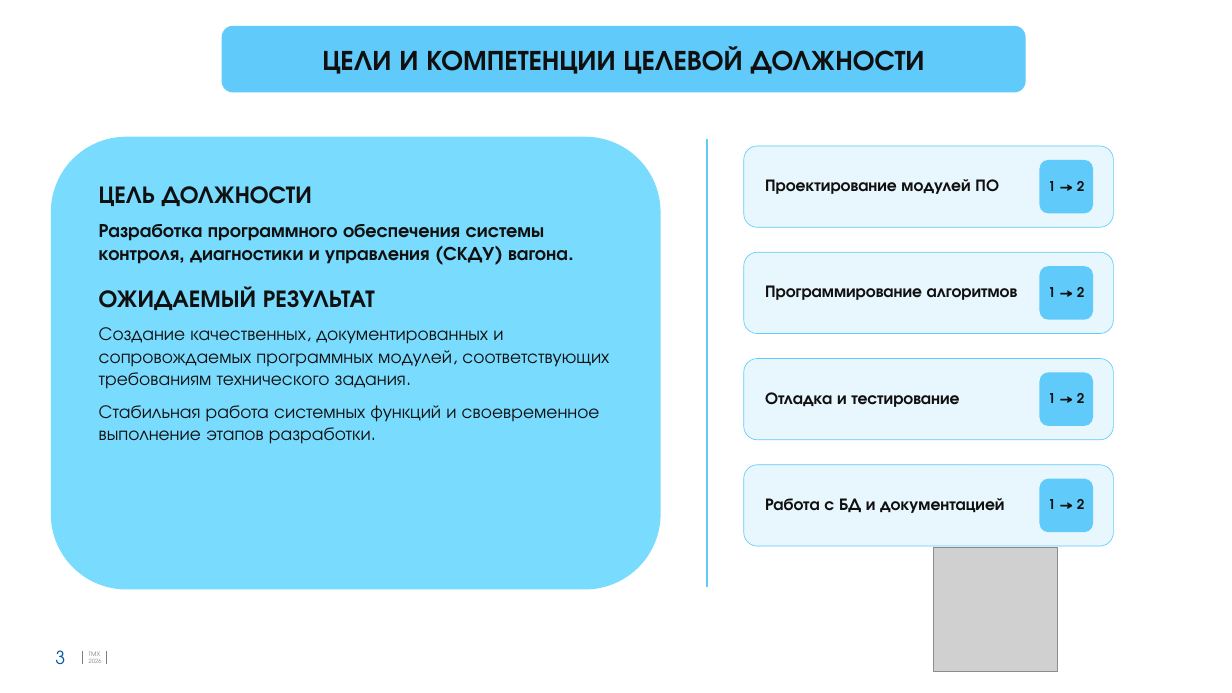
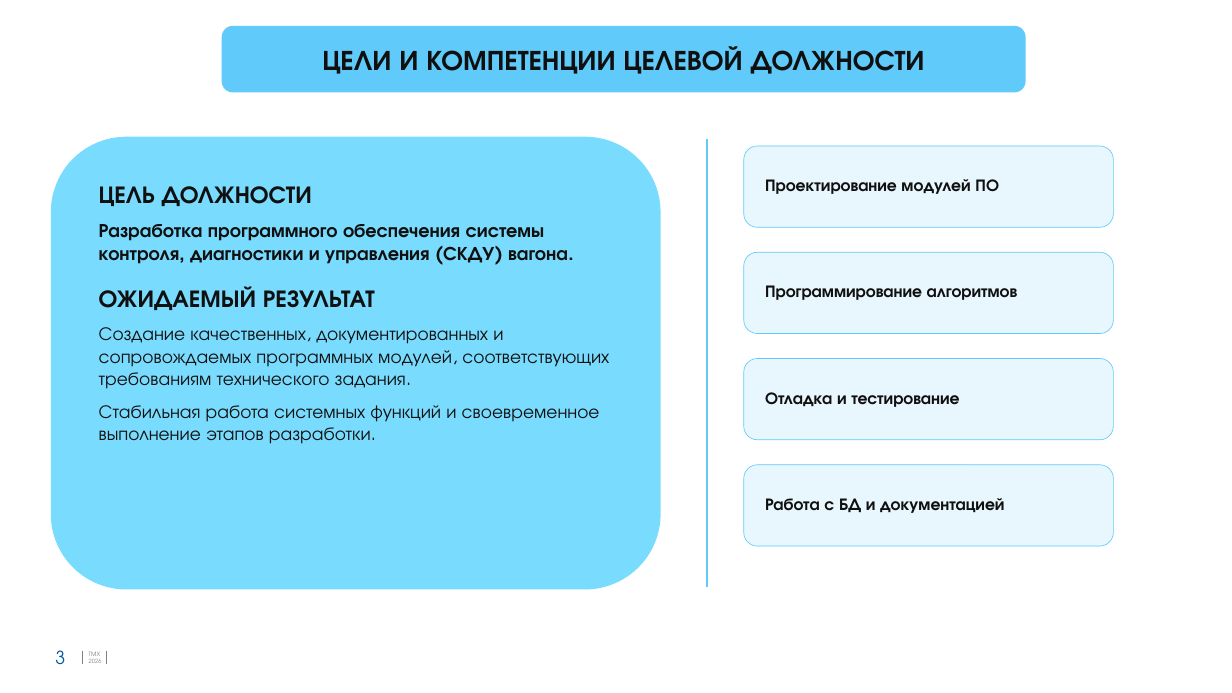
Before and after one commit to PoetOrpheus/docssss, a slide deck: slide 3 of Отчёт_по_наставничеству_Девяткин_Д.А..pptx. Drawn at 1232x693 pixels with LibreOffice and Linux fonts; fonts in the diff are those of the drawing; grey boxes stand for pictures; background and template pictures are left out. Boxes give left, top, right and bottom in pixels: in the first picture for what was removed or moved away, otherwise in the second. Text is boxed around its words. In the diff, an @@ line names an element or a change of style, - is before the commit and + after.

```diff
--- a/Отчёт_по_наставничеству_Девяткин_Д.А..pptx
+++ b/Отчёт_по_наставничеству_Девяткин_Д.А..pptx
@@ rounded rectangle removed at box(1040, 160, 1093, 213) @@
@@ text removed at box(1048, 181, 1085, 191) @@
-1 → 2
@@ rounded rectangle removed at box(1040, 266, 1093, 320) @@
@@ text removed at box(1048, 287, 1085, 297) @@
-1 → 2
@@ rounded rectangle removed at box(1040, 372, 1093, 426) @@
@@ text removed at box(1048, 393, 1085, 403) @@
-1 → 2
@@ rounded rectangle removed at box(1040, 479, 1093, 532) @@
@@ text removed at box(1048, 499, 1085, 509) @@
-1 → 2
@@ picture removed at box(933, 547, 1058, 672) @@
```
Also in this commit, not shown: 5 other slides changed.
